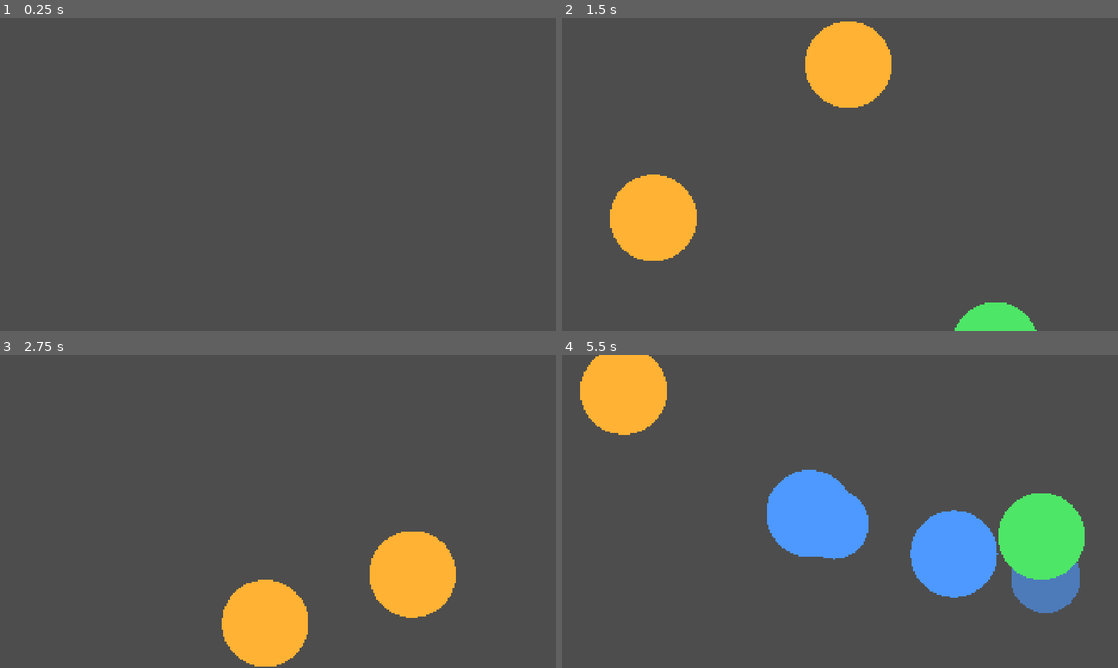
Above: before the commit, frames 1-4 (two rows, left to right).
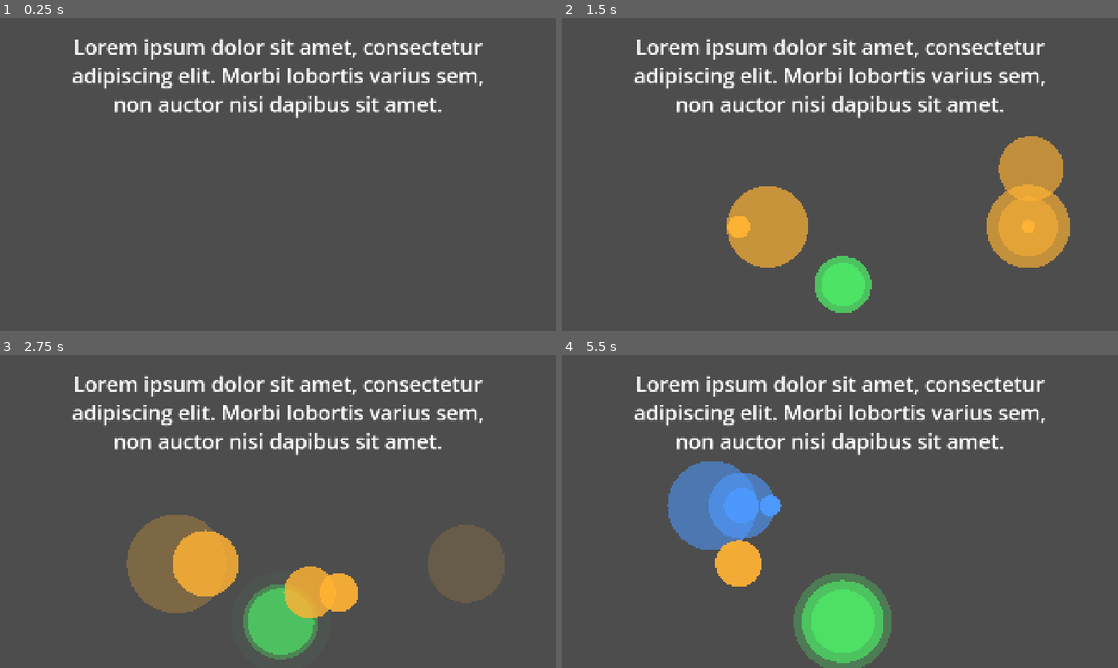
Above: after the commit, the same moments.

Repository: pkuaigan/keyboard-visualizer
Game: Godot game, scene res://Scenes/Main.tscn
Same seed, same stepped clock (60 frames per second), same inputs: the game is played once before the commit and once after it.
Inputs:
- Up to frame 1 (0.25 s): no input
- Up to frame 2 (1.5 s): tap Enter at 0.5, 0.8, 1.35 s; hold D 0.53-1.28 s; tap Backspace at 0.6 s; tap Space at 0.77, 1.07 s; hold S from 1.28 s (still down)
- Up to frame 3 (2.75 s): tap Space at 1.52, 1.82 s; tap N at 1.55, 2.1 s; release S at 2.03 s; hold D from 2.03 s (still down); tap M at 2.3 s
- Up to frame 4 (5.5 s): release D at 2.78 s; hold W 2.78-3.53 s; tap M at 2.85 s; tap Space at 3.02, 3.32, 3.77, 4.07, 4.52, 4.82 s; tap 1 at 3.05, 3.6 s; hold A 3.53-5.03 s; tap 2 at 3.8, 4.35 s; tap 3 at 4.55, 5.1 s; hold S from 5.03 s (still down); tap 4 at 5.3 s

The runs differ from the first frame. In frame 1, 4.2% of the frame differs, in the area x 12-87%, y 6-32%; in frame 2, 20%; in frame 3, 19%; in frame 4, 29%, in the area x 3-94%, y 0-100%.

Commit message:
added text

Diff:
--- a/Scenes/Main.tscn
+++ b/Scenes/Main.tscn
@@ -1,8 +1,20 @@
 [gd_scene format=3 uid="uid://2tod3wnblg8i"]
 
 [ext_resource type="Script" uid="uid://ciww2b346nxts" path="res://Scripts/main.gd" id="1_r150o"]
+[ext_resource type="PackedScene" uid="uid://bq5u7dmwqtoj5" path="res://Scenes/TypingTest.tscn" id="2_idj7w"]
 
 [node name="Main" type="Node2D" unique_id=1719267216]
 script = ExtResource("1_r150o")
 
 [node name="ParticlesContainer" type="Node2D" parent="." unique_id=1103027708]
+
+[node name="CanvasLayer" type="CanvasLayer" parent="." unique_id=2006586438]
+
+[node name="TypingTest" parent="CanvasLayer" unique_id=876647137 instance=ExtResource("2_idj7w")]
+anchors_preset = 5
+anchor_left = 0.5
+anchor_right = 0.5
+anchor_bottom = 0.0
+offset_top = 50.0
+offset_bottom = 50.0
+grow_vertical = 1
--- /dev/null
+++ b/Scenes/TypingTest.tscn
@@ -0,0 +1,42 @@
+[gd_scene format=3 uid="uid://bq5u7dmwqtoj5"]
+
+[node name="TypingTest" type="Control" unique_id=876647137]
+layout_mode = 3
+anchors_preset = 15
+anchor_right = 1.0
+anchor_bottom = 1.0
+grow_horizontal = 2
+grow_vertical = 2
+
+[node name="Text" type="Control" parent="." unique_id=358771357]
+layout_mode = 1
+anchors_preset = 15
+anchor_right = 1.0
+anchor_bottom = 1.0
+grow_horizontal = 2
+grow_vertical = 2
+
+[node name="MarginContainer" type="MarginContainer" parent="Text" unique_id=892579867]
+custom_minimum_size = Vector2(1500, 300)
+layout_mode = 1
+anchors_preset = 5
+anchor_left = 0.5
+anchor_right = 0.5
+offset_left = -750.0
+offset_right = 750.0
+offset_bottom = 300.0
+grow_horizontal = 2
+
+[node name="RichTextLabel" type="RichTextLabel" parent="Text/MarginContainer" unique_id=1009202651]
+layout_mode = 2
+size_flags_vertical = 3
+theme_override_font_sizes/normal_font_size = 72
+theme_override_font_sizes/bold_font_size = 72
+theme_override_font_sizes/bold_italics_font_size = 72
+theme_override_font_sizes/italics_font_size = 72
+theme_override_font_sizes/mono_font_size = 72
+text = "Lorem ipsum dolor sit amet, consectetur adipiscing elit. Morbi lobortis varius sem, non auctor nisi dapibus sit amet. Pellentesque habitant morbi tristique senectus et netus et malesuada fames ac turpis egestas. Nunc aliquet nulla vitae ligula interdum, vitae dictum nisi pulvinar. Mauris tincidunt rhoncus pulvinar. Proin non sem sit amet turpis ultrices luctus in ut metus. Vestibulum in augue vitae lorem posuere bibendum et at massa. Cras nec sem pellentesque, facilisis leo non, ultrices eros."
+scroll_active = false
+autowrap_mode = 2
+horizontal_alignment = 1
+vertical_alignment = 1
--- a/Scripts/key_particle.gd
+++ b/Scripts/key_particle.gd
@@ -8,13 +8,12 @@
 
 func setup(p_color: Color, intensity: float) -> void:
 	color = p_color
-	#var tween := create_tween()
-	#tween.set_parallel(true)
+	var tween := create_tween()
+	tween.set_parallel(true)
 	_get_properties(intensity)
-	_fly_in_direction(250.0, time)
-	#tween.tween_method(_set_radius, 1.0, radius, time).set_trans(Tween.TRANS_QUAD).set_ease(Tween.EASE_OUT)
-	#tween.tween_method(_set_alpha, 1.0, 0.0, time).set_trans(Tween.TRANS_QUAD).set_ease(Tween.EASE_IN)
-	#tween.chain().tween_callback(queue_free)
+	tween.tween_method(_set_radius, 1.0, radius, time).set_trans(Tween.TRANS_QUAD).set_ease(Tween.EASE_OUT)
+	tween.tween_method(_set_alpha, 1.0, 0.0, time).set_trans(Tween.TRANS_QUAD).set_ease(Tween.EASE_IN)
+	tween.chain().tween_callback(queue_free)
 
 func _set_radius(r: int) -> void:
 	radius = r
@@ -29,19 +28,19 @@
 		radius = 200
 		time = 0.7
 	elif intensity > 0.9:
-		radius = 75
+		radius = 100
 		time = 0.9
 	elif intensity > 0.8:
-		radius = 90
+		radius = 115
 		time = 1.0
 	elif intensity > 0.75:
-		radius = 120
+		radius = 135
 		time = 1.5
 	else:
-		radius = 150
+		radius = 175
 		time = 1.7
 
-func _get_direction() -> Vector2:
+func _get_direction() -> Vector2: # ignore
 	direction.x = randi_range(-10,10)
 	direction.y = randi_range(-10,10)
 	if direction.x != 0 and direction.y != 0:
@@ -50,7 +49,7 @@
 		return Vector2(5,1) # change
 
 
-func _fly_in_direction(speed: float, duration: float) -> void:
+func _fly_in_direction(speed: float, duration: float) -> void: # ignore
 	direction = _get_direction()
 	var distance = direction * speed
 	var tween := create_tween()
--- a/Scripts/key_visuals.gd
+++ b/Scripts/key_visuals.gd
@@ -8,15 +8,18 @@
 const KEY_LAYOUT := {
 	KEY_1:[0,0], KEY_2:[0,1], KEY_3:[0,2], KEY_4:[0,3], KEY_5:[0,4],
 	KEY_6:[0,5], KEY_7:[0,6], KEY_8:[0,7], KEY_9:[0,8], KEY_0:[0,9],
+	KEY_MINUS:[0,10], KEY_EQUAL:[0,11], KEY_BACKSPACE:[0,12],
 
 	KEY_Q:[1,0], KEY_W:[1,1], KEY_E:[1,2], KEY_R:[1,3], KEY_T:[1,4],
 	KEY_Y:[1,5], KEY_U:[1,6], KEY_I:[1,7], KEY_O:[1,8], KEY_P:[1,9],
+	KEY_BRACKETLEFT:[1,10], KEY_BRACKETRIGHT:[1,11], KEY_BACKSLASH:[1,12],
 
 	KEY_A:[2,0], KEY_S:[2,1], KEY_D:[2,2], KEY_F:[2,3], KEY_G:[2,4],
 	KEY_H:[2,5], KEY_J:[2,6], KEY_K:[2,7], KEY_L:[2,8],
+	KEY_SEMICOLON:[2,9], KEY_APOSTROPHE:[2,10], KEY_ENTER:[2,11],
 
 	KEY_Z:[3,0], KEY_X:[3,1], KEY_C:[3,2], KEY_V:[3,3], KEY_B:[3,4],
-	KEY_N:[3,5], KEY_M:[3,6],
+	KEY_N:[3,5], KEY_M:[3,6], KEY_COMMA:[3,7], KEY_PERIOD:[3,8],
 
 	KEY_SPACE:[4,0]
 }
--- /dev/null
+++ b/Scripts/keyboard_layout.gd
@@ -0,0 +1,20 @@
+extends Resource
+
+const KEY_LAYOUT := {
+	KEY_1:[0,0], KEY_2:[0,1], KEY_3:[0,2], KEY_4:[0,3], KEY_5:[0,4],
+	KEY_6:[0,5], KEY_7:[0,6], KEY_8:[0,7], KEY_9:[0,8], KEY_0:[0,9],
+	KEY_MINUS:[0,10], KEY_EQUAL:[0,11], KEY_BACKSPACE:[0,12],
+
+	KEY_Q:[1,0], KEY_W:[1,1], KEY_E:[1,2], KEY_R:[1,3], KEY_T:[1,4],
+	KEY_Y:[1,5], KEY_U:[1,6], KEY_I:[1,7], KEY_O:[1,8], KEY_P:[1,9],
+	KEY_BRACKETLEFT:[1,10], KEY_BRACKETRIGHT:[1,11], KEY_BACKSLASH:[1,12],
+
+	KEY_A:[2,0], KEY_S:[2,1], KEY_D:[2,2], KEY_F:[2,3], KEY_G:[2,4],
+	KEY_H:[2,5], KEY_J:[2,6], KEY_K:[2,7], KEY_L:[2,8],
+	KEY_SEMICOLON:[2,9], KEY_APOSTROPHE:[2,10], KEY_ENTER:[2,11],
+
+	KEY_Z:[3,0], KEY_X:[3,1], KEY_C:[3,2], KEY_V:[3,3], KEY_B:[3,4],
+	KEY_N:[3,5], KEY_M:[3,6], KEY_COMMA:[3,7], KEY_PERIOD:[3,8],
+
+	KEY_SPACE:[4,0]
+}
--- a/Scripts/rhythm_tracker.gd
+++ b/Scripts/rhythm_tracker.gd
@@ -18,7 +18,7 @@
 	var gap := float(now - last_keystroke_time)
 	last_keystroke_time = now
 
-	if gap >= 2000: # Reset,, ie the user looked away, stopped typing, etc
+	if gap >= 5000: # Reset,, ie the user looked away, stopped typing, etc
 		smoothed_intensity = neutral_intensity
 		return smoothed_intensity
 
Not shown, added: Scripts/keyboard_layout.gd.uid
